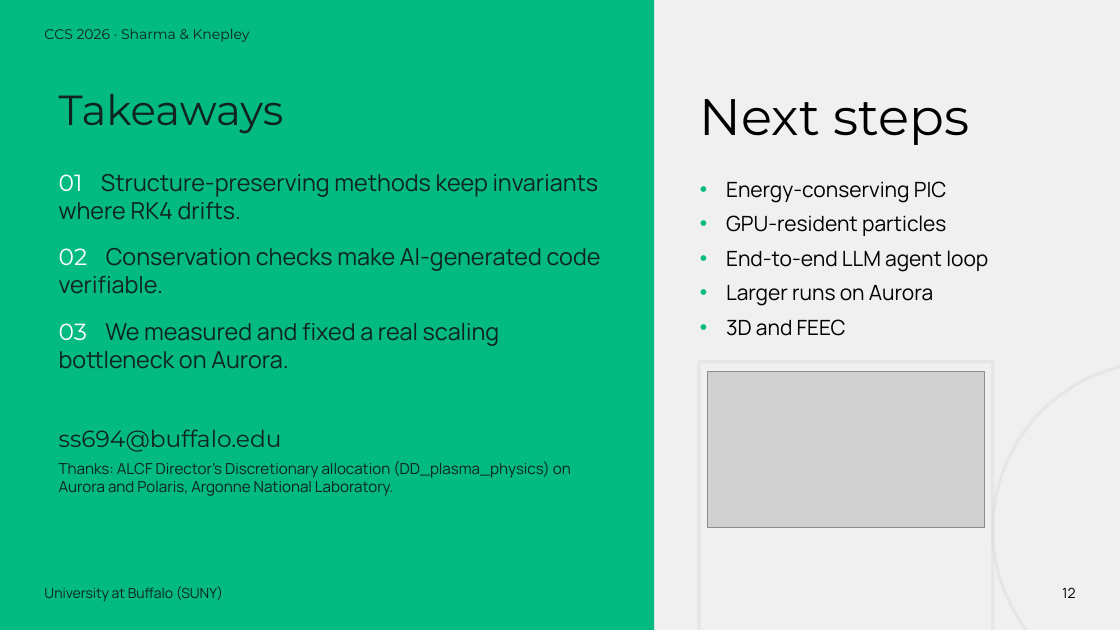
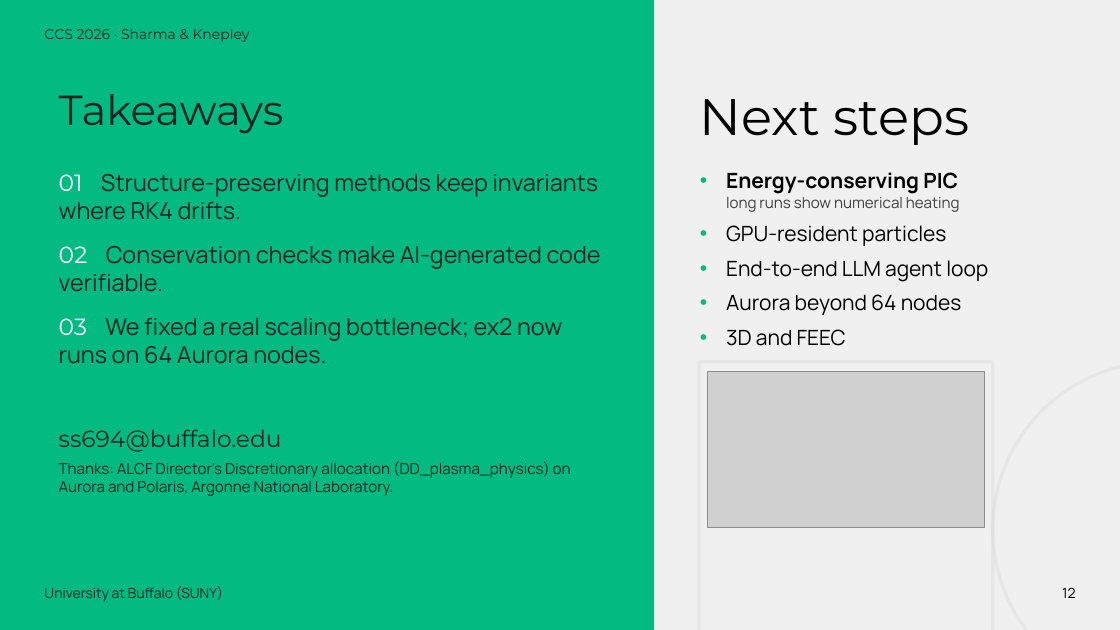
Before and after one commit to engineer-scientist/ccs2026-structure-preserving-plasma, a slide deck: slide 12 of presentation/CCS2026_Sharma_StructurePreservingPlasma.pptx. Drawn at 1120x630 pixels with LibreOffice and Linux fonts; fonts in the diff are those of the drawing; grey boxes stand for pictures. Boxes give left, top, right and bottom in pixels: in the first picture for what was removed or moved away, otherwise in the second. Text is boxed around its words. In the diff, an @@ line names an element or a change of style, - is before the commit and + after.

Commit message:
Deck and report: Phase 4 results (64-node weak scaling, strong scaling, long-run conservation; backup slides; report chapter 10)

```diff
--- a/presentation/CCS2026_Sharma_StructurePreservingPlasma.pptx
+++ b/presentation/CCS2026_Sharma_StructurePreservingPlasma.pptx
@@ text at bbox=[59, 174, 601, 292]: less space between paragraphs @@
@@ text "Energy-conserving PIC": place and size @@
-text "Energy-conserving PIC" at bbox=[726, 181, 988, 306]
+text "Energy-conserving PIC" at bbox=[726, 172, 988, 346]
@@ text at bbox=[726, 172, 958, 346]: bold on in "Energy-conserving PIC"; less space between paragraphs @@
@@ text at bbox=[726, 197, 960, 212]: paragraph added @@
+long runs show numerical heating
@@ text at bbox=[726, 294, 962, 315]: text changed @@
-• Larger runs on Aurora
+• Aurora beyond 64 nodes
@@ text at bbox=[59, 318, 562, 364]: text changed @@
-03 We measured and fixed a real scaling bottleneck on Aurora.
+03 We fixed a real scaling bottleneck; ex2 now runs on 64 Aurora nodes.
```
Also in this commit, not shown: 3 other slides changed, 2 slides added, 2 other files.
